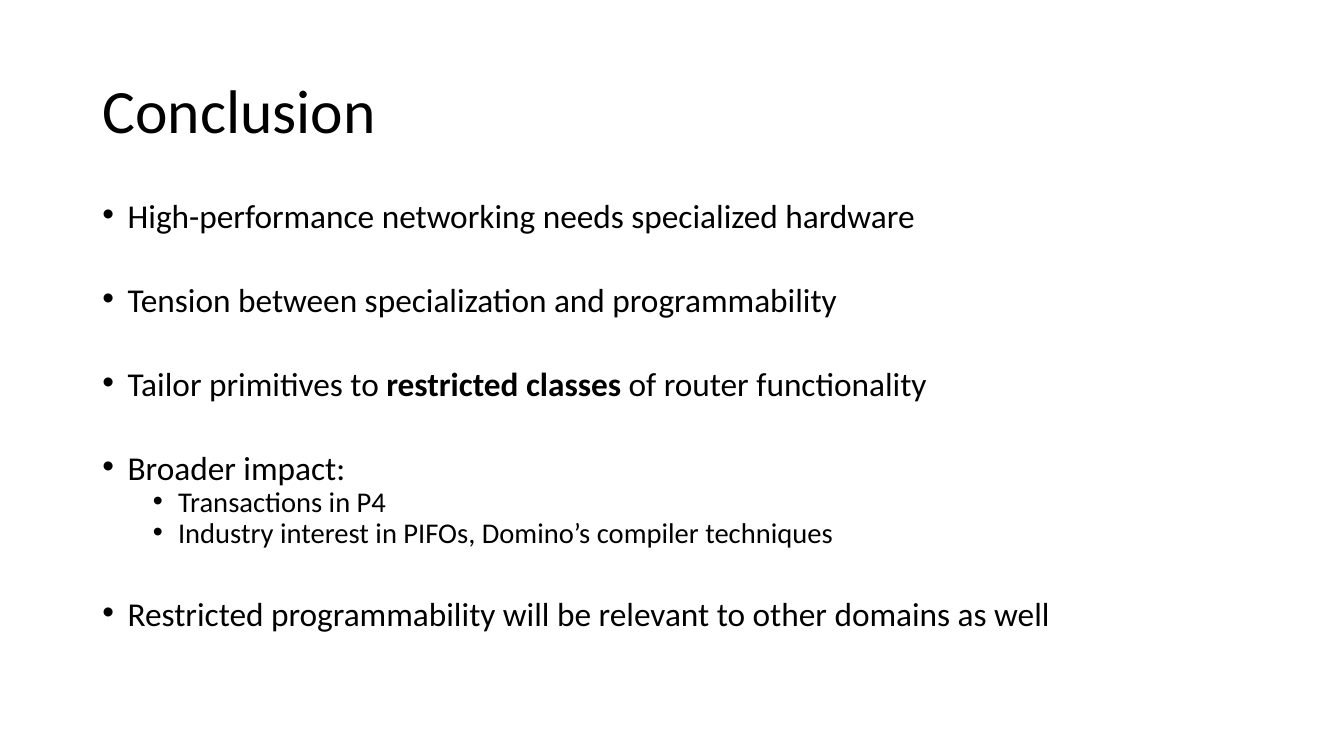
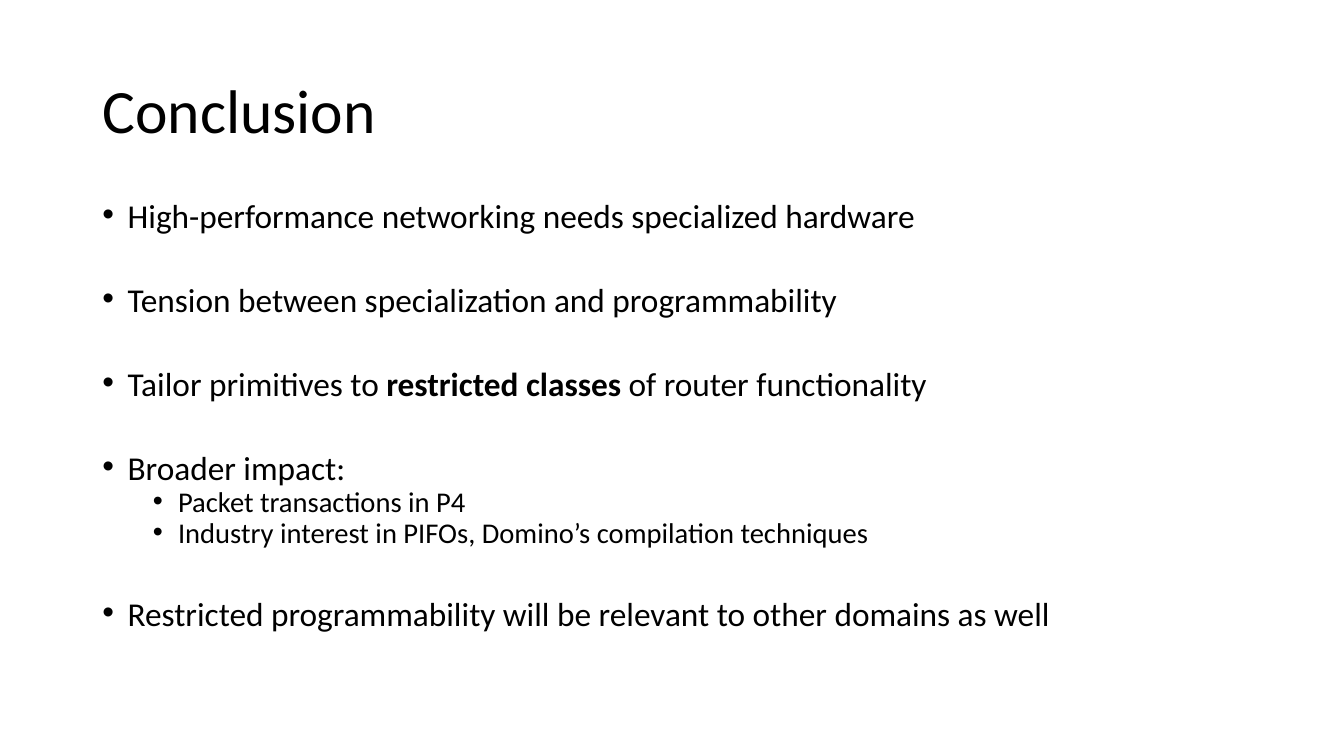
Before and after one commit to anirudhSK/pifo-domino-marple-ppts, a slide deck: slide 47 of combined_domino_pifo.pptx (slide 46 before the commit). Drawn at 1344x756 pixels with LibreOffice and Linux fonts; fonts in the diff are those of the drawing. Boxes give left, top, right and bottom in pixels: in the first picture for what was removed or moved away, otherwise in the second. Text is boxed around its words. In the diff, an @@ line names an element or a change of style, - is before the commit and + after.

```diff
--- a/combined_domino_pifo.pptx
+++ b/combined_domino_pifo.pptx
@@ text at (178, 492, 868, 548): text changed @@
-  • Transactions in P4
-  • Industry interest in PIFOs, Domino’s compiler techniques
+  • Packet transactions in P4
+  • Industry interest in PIFOs, Domino’s compilation techniques
```
Also in this commit, not shown: 11 other slides changed, 1 slide added.
